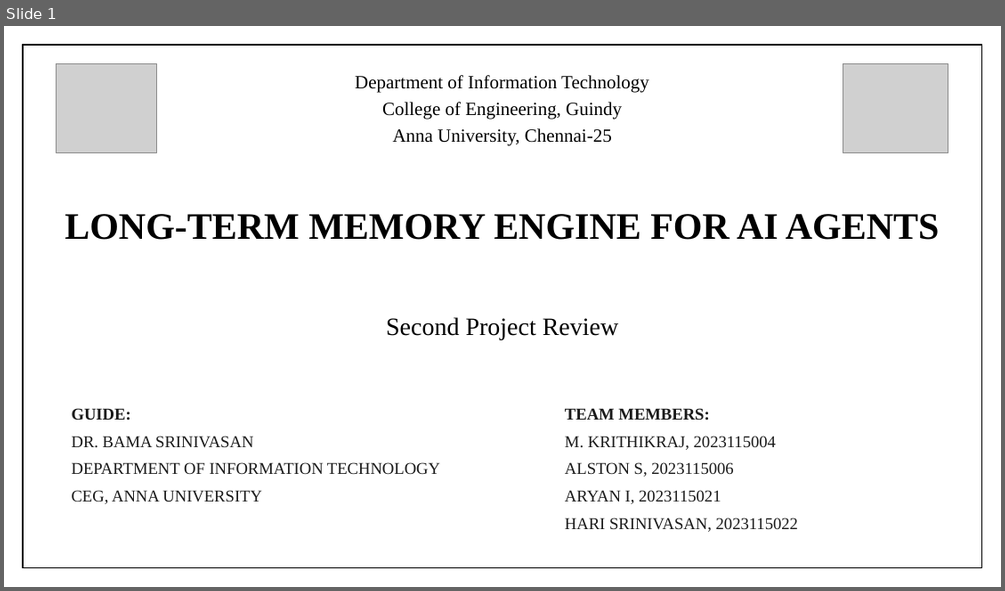
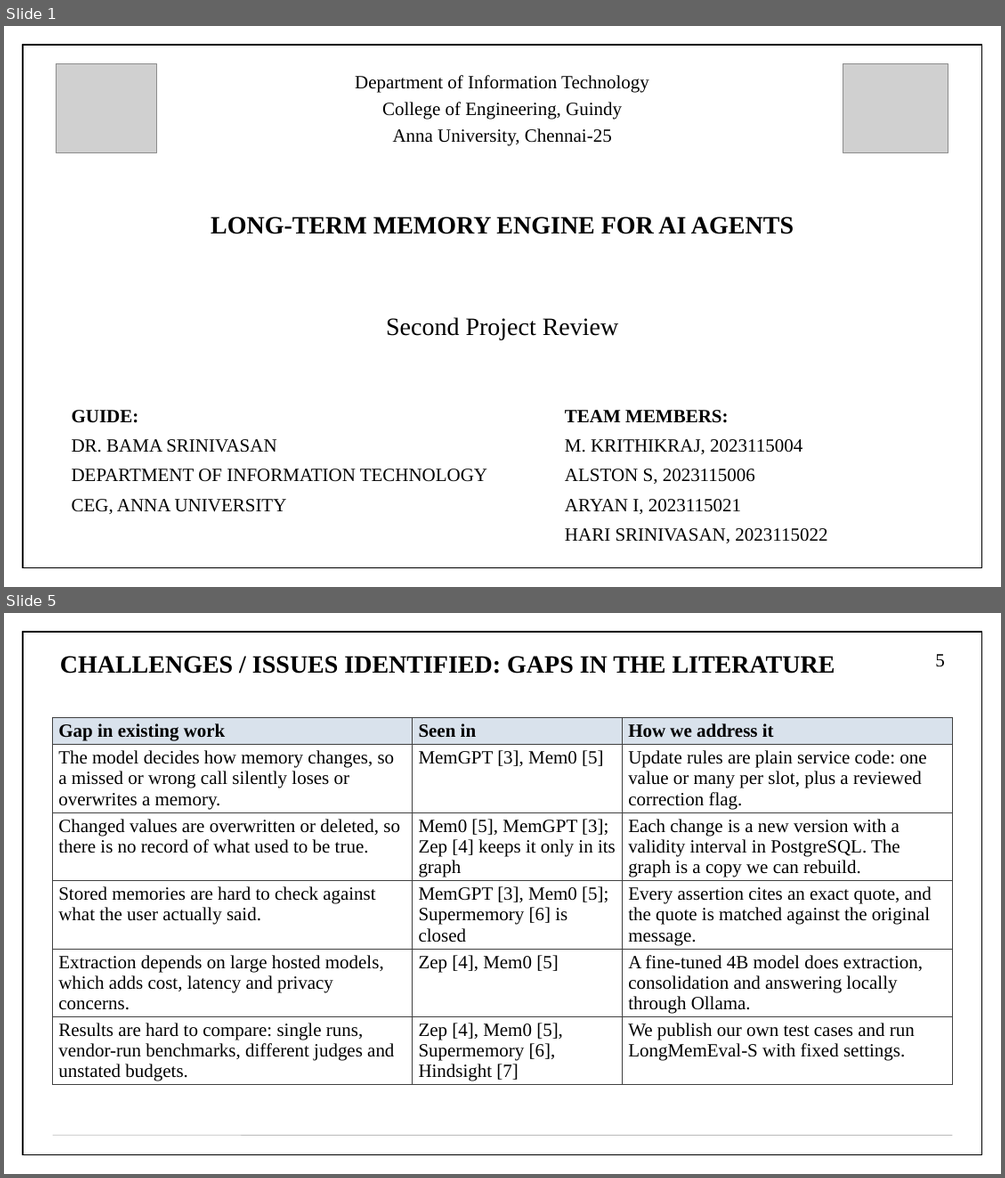
Before and after one commit to aryaniyaps/sdp-2026, a slide deck: P1_R2_13.pptx. Shown one above the other, each under a label of ours: slide 1 before the commit, slides 1 and 5 after it; the slides between them are not shown. The pictures are 1005x591 and 1005x1178 pixels, drawn with LibreOffice and Linux fonts; fonts in the diff are those of the drawing; grey boxes stand for pictures. Boxes give left, top, right and bottom in pixels: in the first picture for what was removed or moved away, otherwise in the second. Text is boxed around its words. In the diff, an @@ line names an element or a change of style, - is before the commit and + after.

```diff
--- a/P1_R2_13.pptx
+++ b/P1_R2_13.pptx
@@ slide 5 added at (x1=4, y1=613, x2=1001, y2=1174), background #FFFFFF; not listed: 1 template element that a slide beside it also shows @@
@@ title added at (x1=60, y1=656, x2=835, y2=674), 24 pt, text #000000, bold @@
+CHALLENGES / ISSUES IDENTIFIED: GAPS IN THE LITERATURE
@@ page number added at (x1=935, y1=654, x2=944, y2=667), 18 pt, text #000000 @@
+5
@@ table added at (x1=53, y1=718, x2=952, y2=1085), 6 rows, 3 columns @@
+Gap in existing work | Seen in | How we address it
+The model decides how memory changes, so a missed or wrong call silently loses or overwrites a memory. | MemGPT [3], Mem0 [5] | Update rules are plain service code: one value or many per slot, plus a reviewed correction flag.
+Changed values are overwritten or deleted, so there is no record of what used to be true. | Mem0 [5], MemGPT [3]; Zep [4] keeps it only in its graph | Each change is a new version with a validity interval in PostgreSQL. The graph is a copy we can rebuild.
+Stored memories are hard to check against what the user actually said. | MemGPT [3], Mem0 [5]; Supermemory [6] is closed | Every assertion cites an exact quote, and the quote is matched against the original message.
+Extraction depends on large hosted models, which adds cost, latency and privacy concerns. | Zep [4], Mem0 [5] | A fine-tuned 4B model does extraction, consolidation and answering locally through Ollama.
+Results are hard to compare: single runs, vendor-run benchmarks, different judges and unstated budgets. | Zep [4], Mem0 [5], Supermemory [6], Hindsight [7] | We publish our own test cases and run LongMemEval-S with fixed settings.
@@ line added from (53, 1135) to (952, 1135), #BFBFBF 0.75 pt @@
@@ slide 1 changed as well @@
@@ title "LONG-TERM MEMORY ENGINE FOR AI ..." at (x1=210, y1=216, x2=793, y2=234): size 36 to 24 pt @@
@@ text "GUIDE:" at (x1=72, y1=410, x2=487, y2=514): size 16 to 18 pt, text colour #1A1A1A to #000000 @@
@@ text "TEAM MEMBERS:" at (x1=565, y1=410, x2=827, y2=543): size 16 to 18 pt, text colour #1A1A1A to #000000 @@
```
Also in this commit, not shown: 13 other slides changed, 14 other slides added, 9 slides removed, 11 other files.
